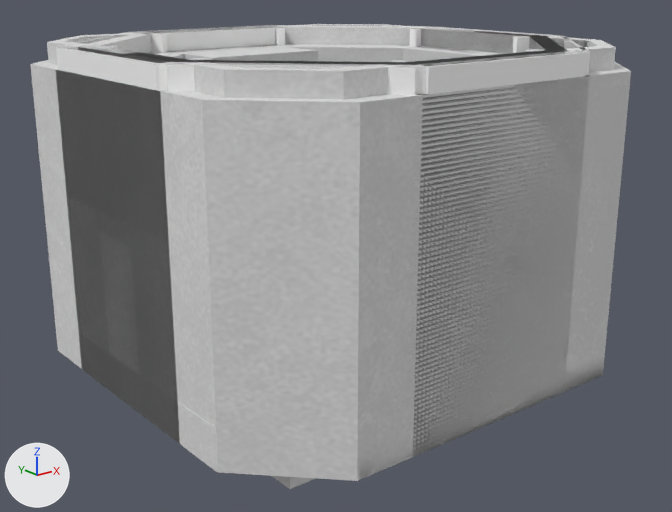
The FBX model public/models/modules_group.fbx: old version first, new version second.
One viewpoint serves both versions: a 50 mm camera at (-0.1456, -0.1853, 0.098) aimed at (-0.0007, -0.0042, 0.0256). The lights are fixed; the arrows at lower left show +X, +Y and +Z. The first picture is the older version. Objects named as collision shapes, trigger or cutter boxes, shadow casters or lower levels of detail are left out. Where no turn or scale is listed for an object, it has been applied to the vertices. Vertices at exactly the same position are counted once.

In view in the first picture: 'ceiling.001', 'pPipe4', 'walls', 'walls.001', 'walls.002', 'walls.003', 'walls.004', 'walls.005', 'window', 'windows' and 1 more.
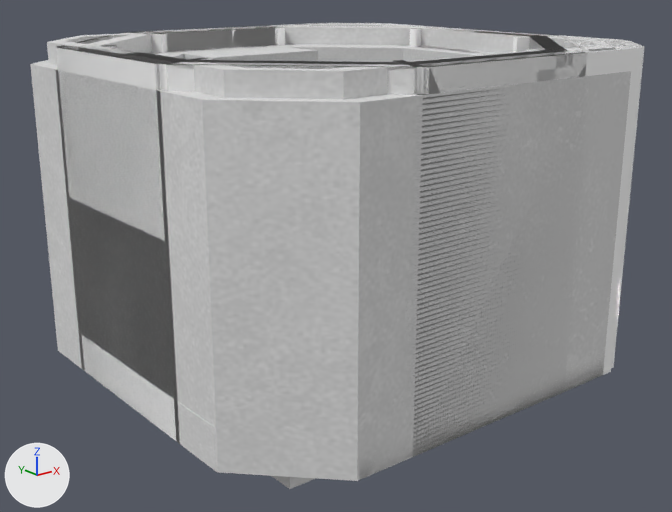
Patch to the scene script:
```diff
--- a/public/models/modules_group.fbx.py
+++ b/public/models/modules_group.fbx.py
@@ me_mesh_024 @@
 me_mesh_024.from_pydata(...)  # 188 vertices, 182 faces; spans x -6.01..6.01, y -4.25..4.25, z -6.01..6.01
-me_mesh_024.materials.append(mat_lambert1)  # grey #bcbcbc
+me_mesh_024.materials.append(mat_polymer_mat)
@@ me_mesh_016 @@
 me_mesh_016.from_pydata(...)  # 80 vertices, 80 faces; spans x -6.01..6.01, y -4.25..4.25, z -6.01..6.01
-me_mesh_016.materials.append(mat_lambert1)  # grey #bcbcbc
+me_mesh_016.materials.append(mat_polymer_mat)
@@ me_mesh_006 @@
 # used by ob_walls_002; location = (0.0, 0.0, 0.04)
-me_mesh_006.from_pydata(...)  # 144 vertices, 160 faces; spans x -0.0601..0.0601, y -0.0601..0.0601, z -0.04..0.04
-me_mesh_006.materials.append(mat_polymer_mat)
+me_mesh_006.from_pydata(...)  # 590 vertices, 473 faces; spans x -0.0576..0.0626, y -0.0601..0.0601, z -0.04..0.04
+# me_mesh_006 part 1: 142 vertices removed from x -0.0601..0.0601, y -0.0601..0.0601, z -0.04..0.04; 588 vertices added at x -0.0576..0.0626, y -0.0601..0.0601, z -0.04..0.04
+me_mesh_006.materials.append(mat_white_plastic_material)  # white #ffffff
@@ me_mesh_007 @@
 # used by ob_window; location = (0.0, 0.0, 0.04)
 # verts and faces of me_mesh_007; kept vertices keep their numbers, new ones are numbered from 16
 # before: 0 (-0.0333, 0.0321, -0.03), 1 (-0.0462, 0.0191, -0.03), 2 (-0.0333, 0.0321, 0.005), 3 (-0.0462, 0.0191, 0.005), 4 (-0.0462, -0.0191, -0.03)
 # before: 5 (-0.0333, -0.0321, -0.03), 6 (-0.0462, -0.0191, 0.005), 7 (-0.0333, -0.0321, 0.005), 8 (-0.039, 0.0459, 0.005), 9 (-0.0601, 0.0249, 0.005) at pixel (66, 196)
 # before: 10 (-0.039, 0.0459, -0.03), 11 (-0.0601, 0.0249, -0.03) at pixel (78, 332), 12 (-0.0601, -0.0249, 0.005) at pixel (168, 242), 13 (-0.039, -0.0459, 0.005), 14 (-0.0601, -0.0249, -0.03) at pixel (177, 401)
 # before: 15 (-0.039, -0.0459, -0.03)
-me_mesh_007.from_pydata(...)  # 16 vertices, 14 faces; spans x -0.0601..-0.0333, y -0.0459..0.0459, z -0.03..0.005
+me_mesh_007.from_pydata(...)  # 18 vertices, 24 faces; spans x -0.02..0.02, y -0.02..0.02, z -0.005..0.005
+# me_mesh_007 part 2
+delete_vertices([*range(0, 16)])  # with the faces that use them
+# other edits to the shape of me_mesh_007 do not show in these pictures
 me_mesh_007.materials.append(mat_glass)
@@ me_mesh_007_1 @@
+me_mesh_007_1.from_pydata(...)  # 64 vertices, 56 faces; spans x -0.0155..0.0155, y -0.046..0.046, z -0.0175..0.0175
+me_mesh_007_1.materials.append(mat_white_plastic_material)  # white #ffffff
@@ ob_walls_002 @@
 ob_walls_002 = bpy.data.objects.new('walls.002', me_mesh_006)
-ob_walls_002.location = (0.0, 0.0, 0.04)
+ob_walls_002.location = (-0.0025, 0.0, 0.04)
@@ ob_walls_003 @@
-ob_walls_003 = bpy.data.objects.new('walls.003', me_mesh_015)
+ob_walls_003 = bpy.data.objects.new('walls.003', me_mesh_016)
 ob_walls_003.parent = ob_module_square_cosmetic
@@ ob_window @@
 ob_window = bpy.data.objects.new('window', me_mesh_007)
-ob_window.location = (0.0, 0.0, 0.04)
+ob_window.location = (0.0, 0.0, 0.005)
@@ ob_walls_005 @@
-ob_walls_005 = bpy.data.objects.new('walls.005', me_mesh_023)
+ob_walls_005 = bpy.data.objects.new('walls.005', me_mesh_024)
 ob_walls_005.parent = ob_module_quarters_cosmetic
@@ ob_polysurface260 @@
+ob_polysurface260 = bpy.data.objects.new('polySurface260', me_mesh_007_1)
+ob_polysurface260.location = (-0.0446, 0.0, 0.0275)
```

Where the change shows, as pixel boxes (x1, y1, x2, y2) in the pictures (672 x 512 px):
'walls.005', recoloured, reshaped
    before: (56, 26, 590, 452)
    after: (56, 26, 590, 455)
'walls.002', reshaped, moved, recoloured
    before: (56, 25, 630, 455)
    after: (56, 23, 644, 453)
'window', reshaped, moved (not visible afterwards)
    before: (68, 198, 177, 400)
'polySurface260', added (mostly hidden)
    after: (80, 332, 176, 399)
'pPipe4', unchanged, covered by the edit
    both: (56, 25, 590, 451)
'walls.001', unchanged, covered by the edit
    before: (56, 38, 565, 456)
    after: (56, 72, 565, 456)
